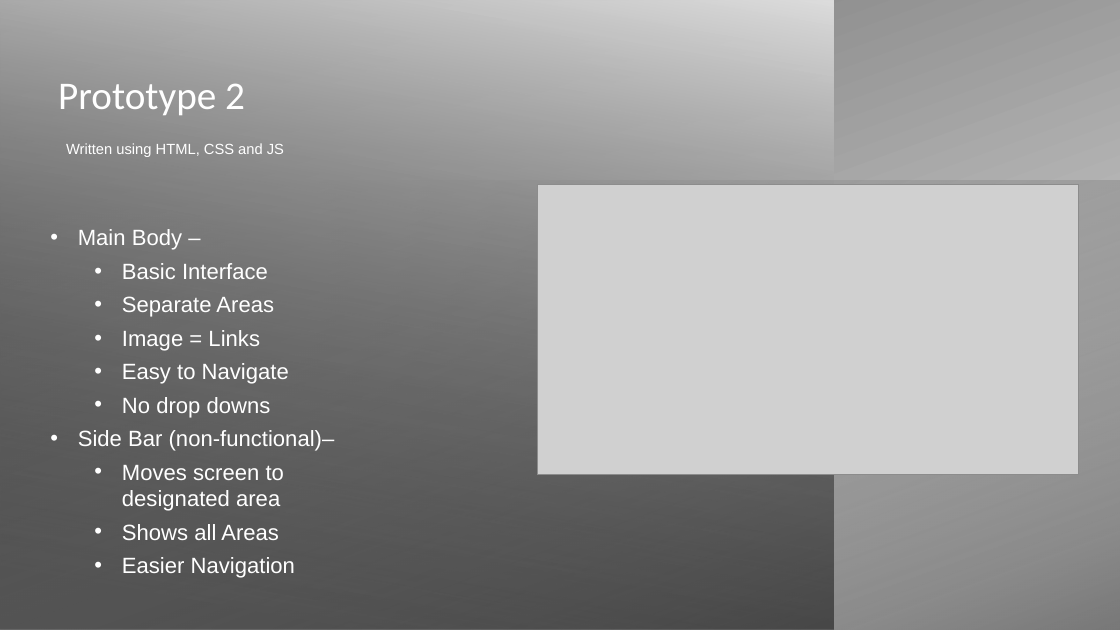
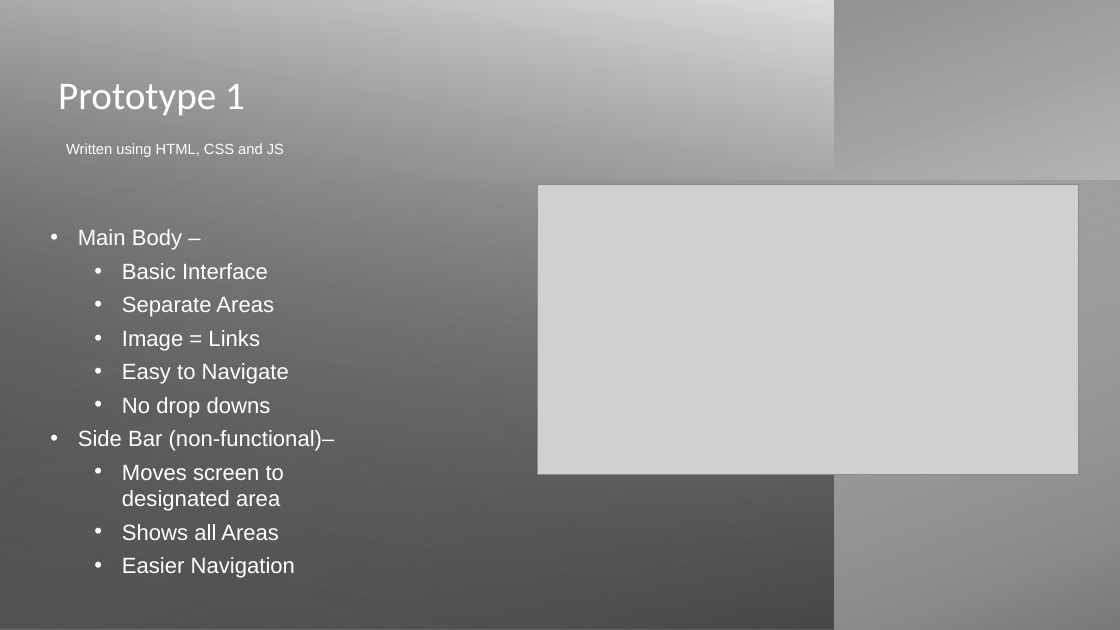
Before and after one commit to Niko-PL/Nikodem-Drabik-1004-Project, a slide deck: slide 14 of Project White Spectra.pptx (slide 13 before the commit). Drawn at 1120x630 pixels with LibreOffice and Linux fonts; fonts in the diff are those of the drawing; grey boxes stand for pictures. Boxes give left, top, right and bottom in pixels: in the first picture for what was removed or moved away, otherwise in the second. Text is boxed around its words. In the diff, an @@ line names an element or a change of style, - is before the commit and + after.

```diff
--- a/Project White Spectra.pptx
+++ b/Project White Spectra.pptx
@@ text at box(58, 84, 245, 115): text changed @@
-Prototype 2
+Prototype 1
```
Also in this commit, not shown: 5 other slides changed, 2 slides added, 3 other files.
